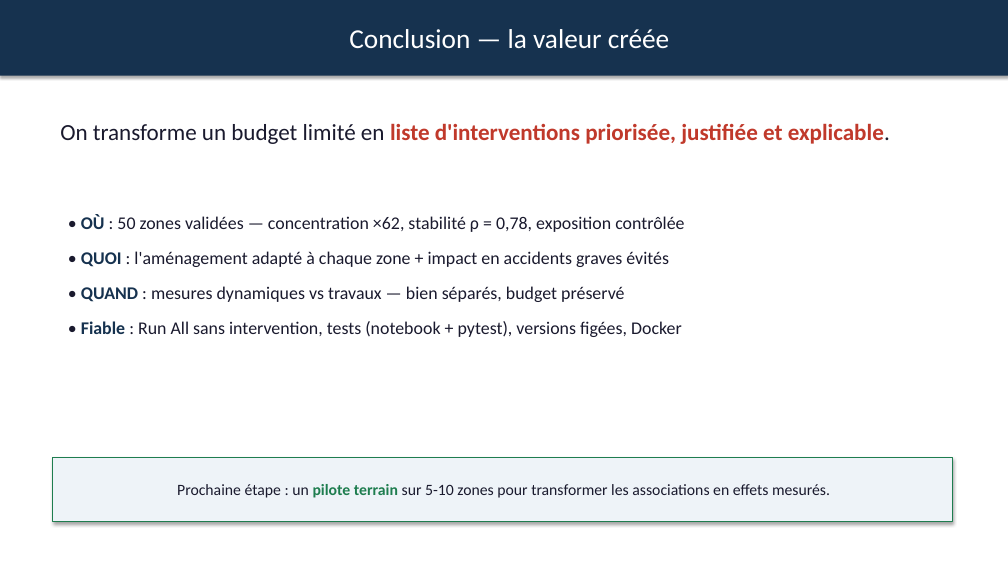
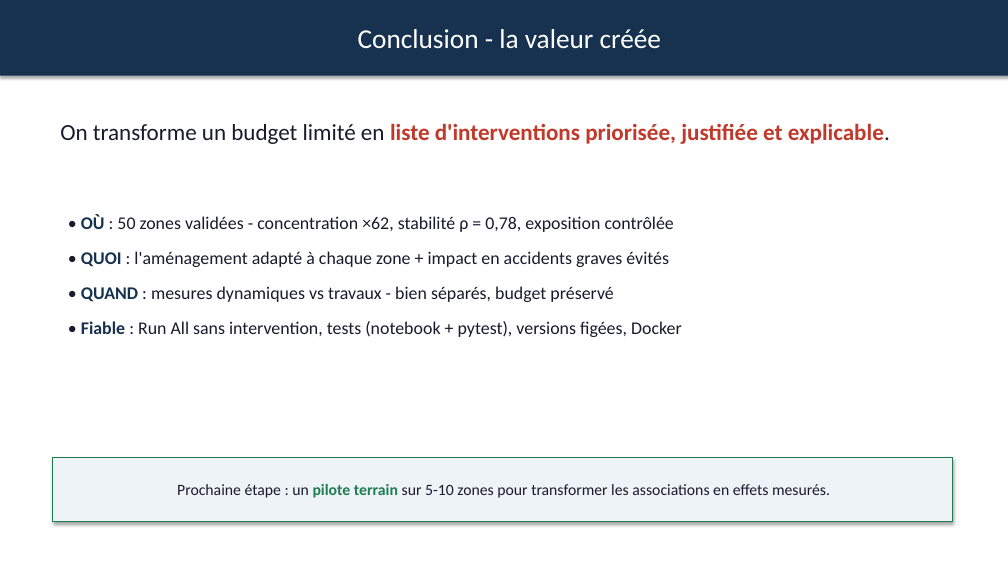
Before and after one commit to SabaMG/xploring, a slide deck: slide 14 of presentation/presentation_finale.pptx. Drawn at 1008x567 pixels with LibreOffice and Linux fonts; fonts in the diff are those of the drawing. Boxes give left, top, right and bottom in pixels: in the first picture for what was removed or moved away, otherwise in the second. Text is boxed around its words. In the diff, an @@ line names an element or a change of style, - is before the commit and + after.

```diff
--- a/presentation/presentation_finale.pptx
+++ b/presentation/presentation_finale.pptx
@@ text in rectangle at bbox=[358, 29, 661, 49]: text changed @@
-Conclusion — la valeur créée
+Conclusion - la valeur créée
@@ text at bbox=[81, 214, 674, 232]: text changed @@
-• OÙ : 50 zones validées — concentration ×62, stabilité ρ = 0,78, exposition contrôlée
+• OÙ : 50 zones validées - concentration ×62, stabilité ρ = 0,78, exposition contrôlée
@@ text at bbox=[81, 286, 613, 302]: text changed @@
-• QUAND : mesures dynamiques vs travaux — bien séparés, budget préservé
+• QUAND : mesures dynamiques vs travaux - bien séparés, budget préservé
```
Also in this commit, not shown: 18 other slides changed, 17 other files.
